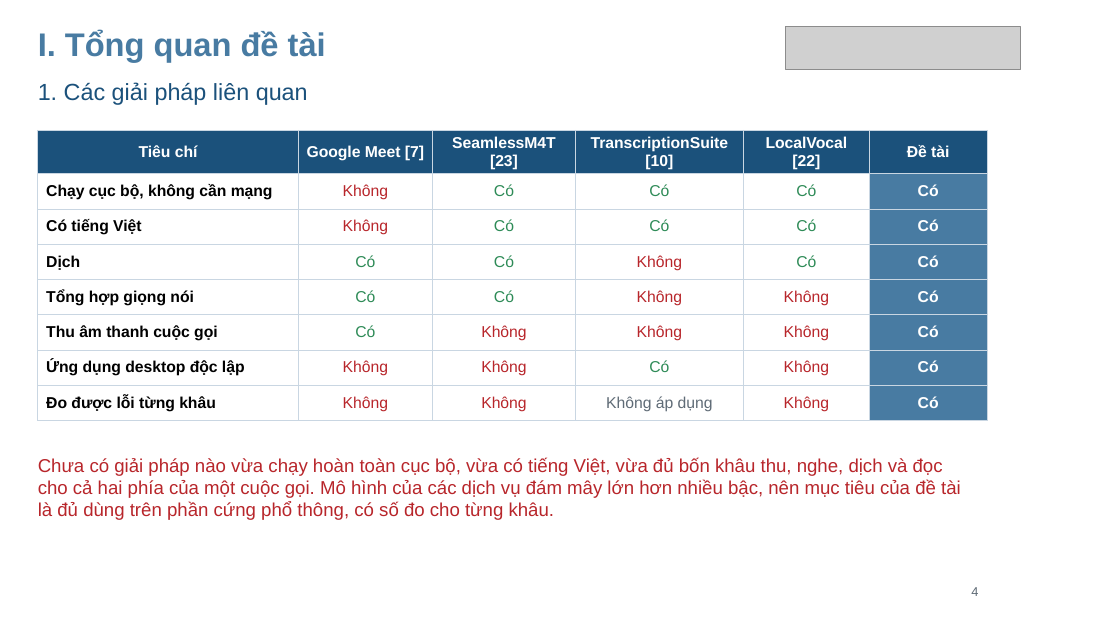
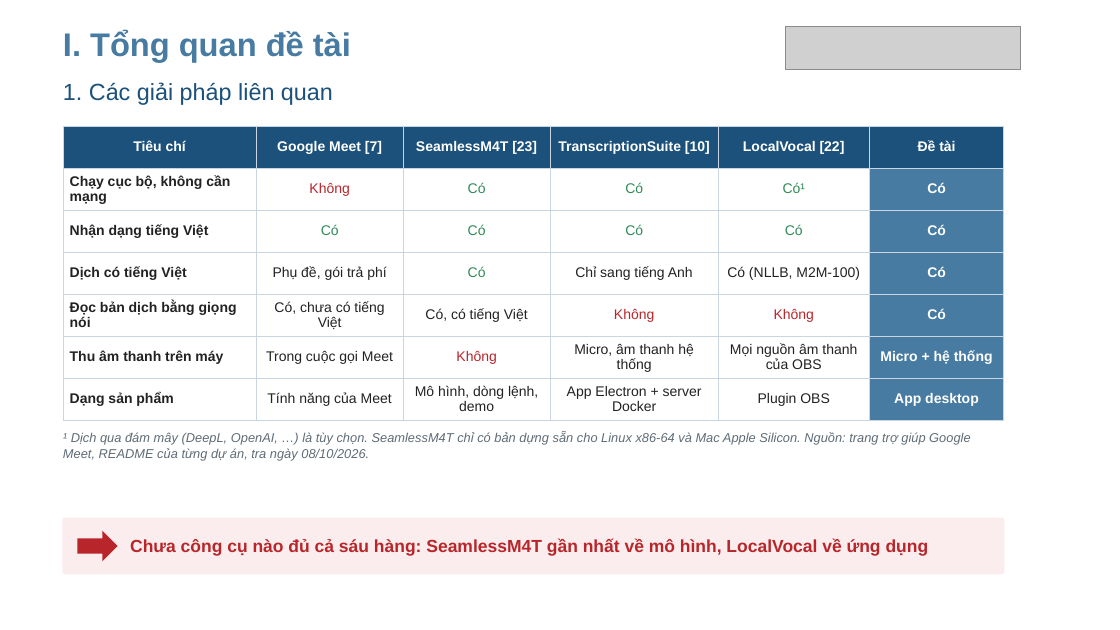
Before and after one commit to RokeyHung/local-live-voice-translator, a slide deck: slide 5 of docs/slides/24410300_NgoManhHung_SlideBaoVe.pptx (slide 4 before the commit). Drawn at 1120x630 pixels with LibreOffice and Linux fonts; fonts in the diff are those of the drawing; grey boxes stand for pictures; background and template pictures are left out. Boxes give left, top, right and bottom in pixels: in the first picture for what was removed or moved away, otherwise in the second. Text is boxed around its words. In the diff, an @@ line names an element or a change of style, - is before the commit and + after.

```diff
--- a/docs/slides/24410300_NgoManhHung_SlideBaoVe.pptx
+++ b/docs/slides/24410300_NgoManhHung_SlideBaoVe.pptx
@@ text "I. Tổng quan đề tài": place and size @@
-text "I. Tổng quan đề tài" at [38,30,326,62]
+text "I. Tổng quan đề tài" at [63,30,351,62]
@@ text "1. Các giải pháp liên ...": place and size @@
-text "1. Các giải pháp liên ..." at [38,82,308,105]
+text "1. Các giải pháp liên ..." at [63,82,333,105]
@@ table at [63,126,1004,420] @@
-row 2: Chạy cục bộ, không cần mạng | Không | Có | Có | Có | Có
-row 3: Có tiếng Việt | Không | Có | Có | Có | Có
-row 4: Dịch | Có | Có | Không | Có | Có
-row 5: Tổng hợp giọng nói | Có | Có | Không | Không | Có
-row 6: Thu âm thanh cuộc gọi | Có | Không | Không | Không | Có
-row 7: Ứng dụng desktop độc lập | Không | Không | Có | Không | Có
-row 8: Đo được lỗi từng khâu | Không | Không | Không áp dụng | Không | Có
+row 2: Chạy cục bộ, không cần mạng | Không | Có | Có | Có¹ | Có
+row 3: Nhận dạng tiếng Việt | Có | Có | Có | Có | Có
+row 4: Dịch có tiếng Việt | Phụ đề, gói trả phí | Có | Chỉ sang tiếng Anh | Có (NLLB, M2M-100) | Có
+row 5: Đọc bản dịch bằng giọng nói | Có, chưa có tiếng Việt | Có, có tiếng Việt | Không | Không | Có
+row 6: Thu âm thanh trên máy | Trong cuộc gọi Meet | Không | Micro, âm thanh hệ thống | Mọi nguồn âm thanh của OBS | Micro + hệ thống
+row 7: Dạng sản phẩm | Tính năng của Meet | Mô hình, dòng lệnh, demo | App Electron + server Docker | Plugin OBS | App desktop
@@ table: place and size @@
-table at [38,130,987,423]
+table at [63,126,1004,420]
@@ text added at [63,432,970,461], 11 pt, text #5F6B76, italic @@
+¹ Dịch qua đám mây (DeepL, OpenAI, …) là tùy chọn. SeamlessM4T chỉ có bản dựng sẵn cho Linux x86-64 và Mac Apple Silicon. Nguồn: trang trợ giúp Google Meet, README của từng dự án, tra ngày 08/10/2026.
@@ text removed at [38,457,961,520] @@
-Chưa có giải pháp nào vừa chạy hoàn toàn cục bộ, vừa có tiếng Việt, vừa đủ bốn khâu thu, nghe, dịch và đọc cho cả hai phía của một cuộc gọi. Mô hình của các dịch vụ đám mây lớn hơn nhiều bậc, nên mục tiêu của đề tài là đủ dùng trên phần cứng phổ thông, có số đo cho từng khâu.
@@ rounded rectangle added at [63,518,1004,574], fill #FBEDED, outline #FBEDED 1 pt @@
@@ right arrow added at [77,531,118,561], fill #B8262B @@
@@ text added at [130,539,929,556], 15 pt, text #B8262B, bold @@
+Chưa công cụ nào đủ cả sáu hàng: SeamlessM4T gần nhất về mô hình, LocalVocal về ứng dụng
@@ text removed at [971,587,978,596] @@
-4
```
Also in this commit, not shown: 30 other slides changed, 14 slides added, 45 other files.
